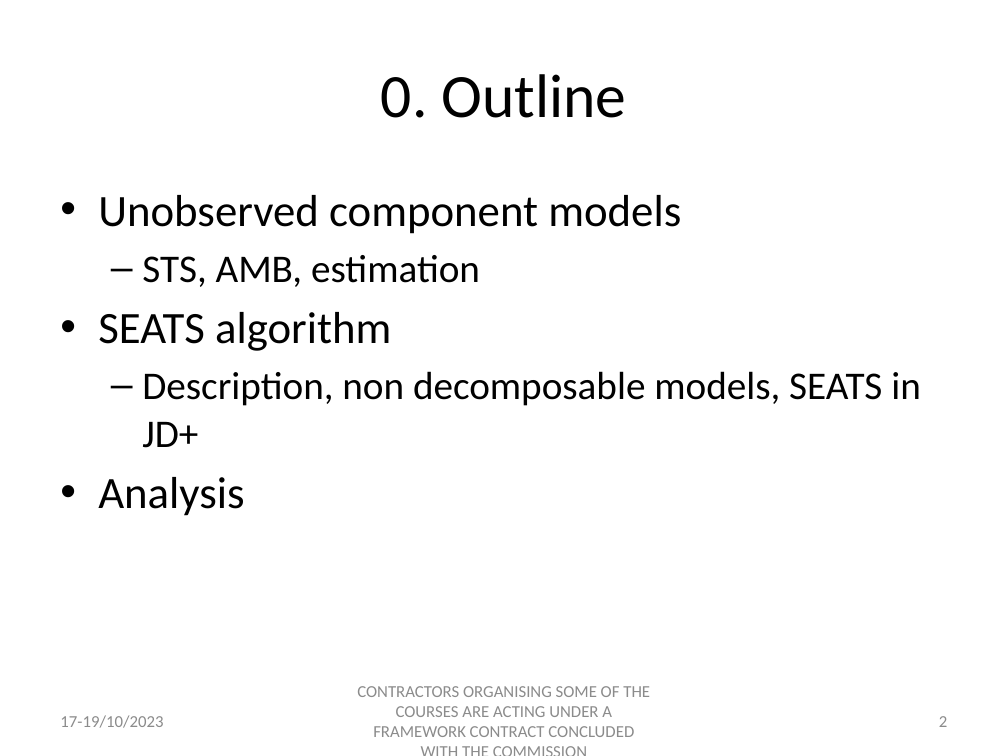
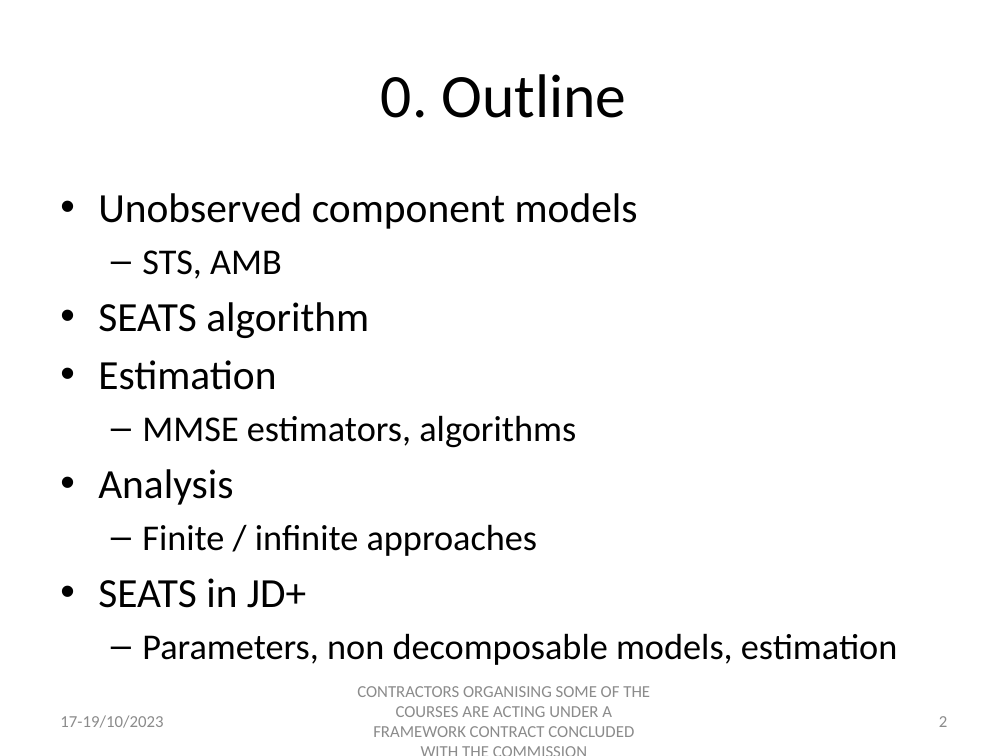
Before and after one commit to palatej/estp2023, a slide deck: slide 2 of Presentations/2.2 JD+_SEATS.pptx. Drawn at 1008x756 pixels with LibreOffice and Linux fonts; fonts in the diff are those of the drawing. Boxes give left, top, right and bottom in pixels: in the first picture for what was removed or moved away, otherwise in the second. Text is boxed around its words. In the diff, an @@ line names an element or a change of style, - is before the commit and + after.

```diff
--- a/Presentations/2.2 JD+_SEATS.pptx
+++ b/Presentations/2.2 JD+_SEATS.pptx
@@ text at box(98, 193, 638, 505): size 32 to 29.6 pt in "Unobserved component models", "SEATS algorithm", "Analysis" @@
@@ text at box(142, 250, 282, 279): text changed; size 28 to 25.9 pt @@
-  – STS, AMB, estimation
+  – STS, AMB
@@ text at box(98, 360, 576, 448): text changed; size 28 to 25.9 pt @@
-  – Description, non decomposable models, SEATS in JD+
+• Estimation
+  – MMSE estimators, algorithms
@@ text at box(98, 524, 897, 665): paragraphs added @@
+  – Finite / infinite approaches
+• SEATS in JD+
+  – Parameters, non decomposable models, estimation
```
Also in this commit, not shown: 17 other slides changed, 5 slides added, 14 other files.
